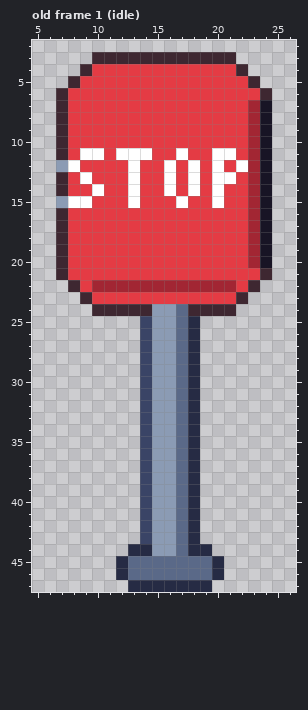
File history of a pixel-art file, art/road/stop-sign.aseprite. This is how it looked before the edit.
32x48 pixels, 1 frame. Shown: old frame 1 (idle): x 5..26, y 2..47. The commit also changed other frames, which this record leaves out.
After the commit:
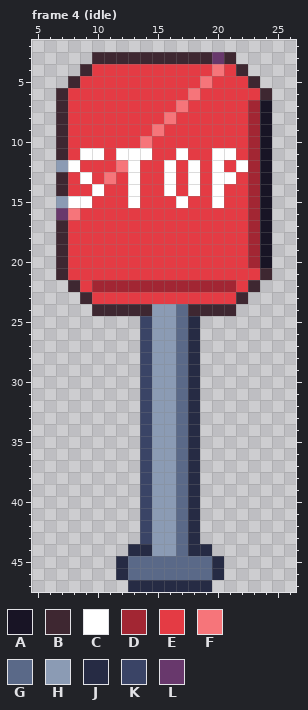
Palette (. is transparent): A #181425  B #3e2731  C #ffffff  D #a22633  E #e43b44  F #f6757a  G #5a6988  H #8b9bb4  J #262b44  K #3a4466  L #68386c
A new or re-ordered frame is compared with the old frame closest to it.
Diff:
{"change": "frames 1 -> 4"}
{"where": "frame 4 (idle) is new; against old frame 1 (idle)"}
{"frame":4,"y":3,"x":20,"old":"B","new":"L"}
{"frame":4,"y":4,"x":20,"old":"E","new":"F"}
{"frame":4,"y":5,"x":19,"old":"E","new":"F"}
{"frame":4,"y":6,"x":18,"old":"E","new":"F"}
{"frame":4,"y":7,"x":17,"old":"E","new":"F"}
{"frame":4,"y":8,"x":16,"old":"E","new":"F"}
{"frame":4,"y":9,"x":15,"old":"E","new":"F"}
{"frame":4,"y":10,"x":14,"old":"E","new":"F"}
{"frame":4,"y":12,"x":12,"old":"E","new":"F"}
{"frame":4,"y":13,"x":11,"old":"E","new":"F"}
{"frame":4,"y":16,"x":7,"old":"BE","new":"LF"}
{"label":"changed","picture_box":[56,52,224,220]}
